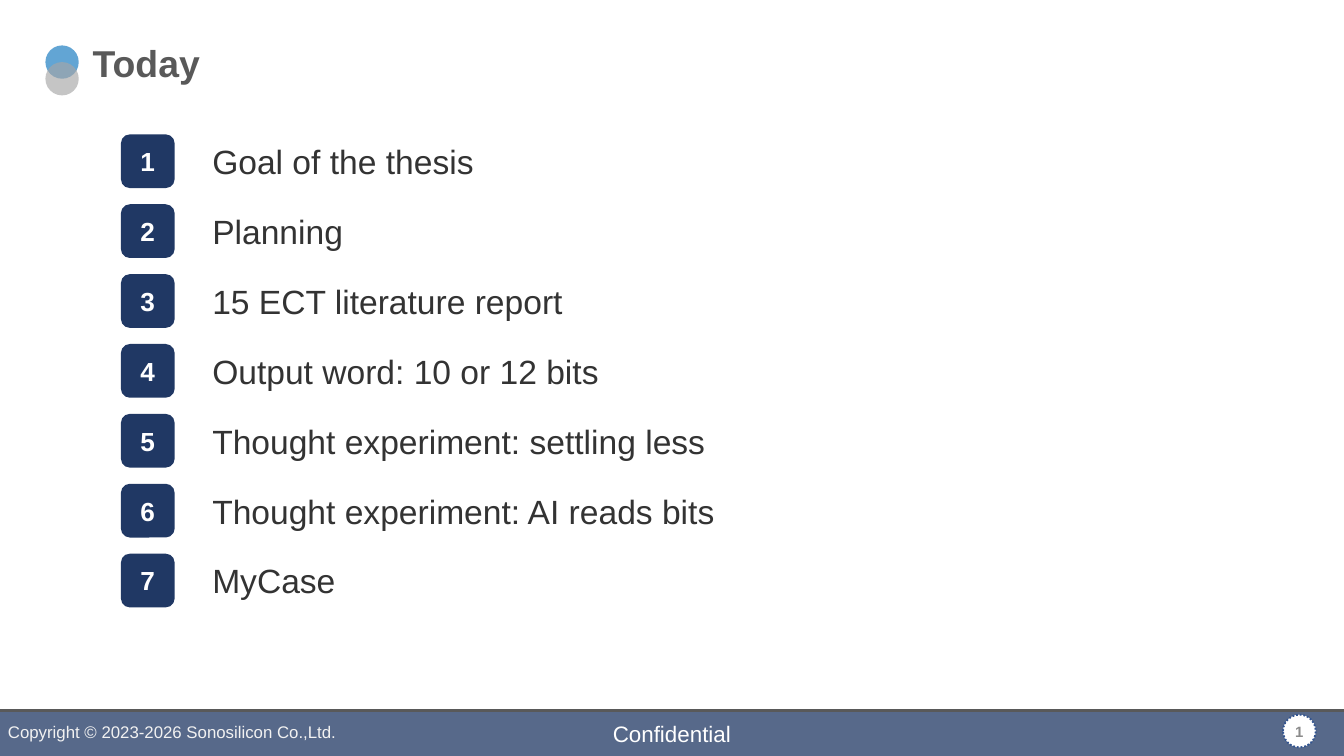
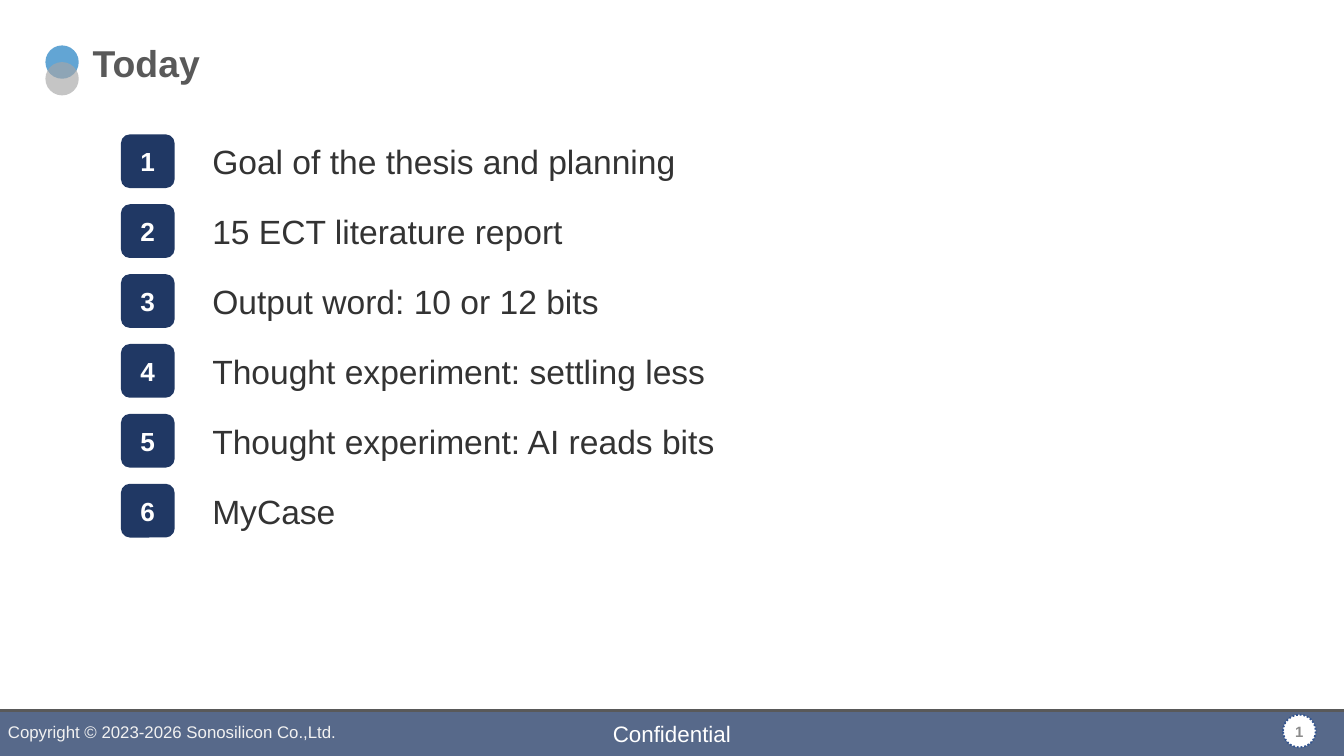
Before and after one commit to DirkJanKr/F280049C_MotorDrive, a slide deck: slide 1 of Zaan_MATLAB/slides/zaan_professor_visit.pptx. Drawn at 1344x756 pixels with LibreOffice and Linux fonts; fonts in the diff are those of the drawing; background and template pictures are left out. Boxes give left, top, right and bottom in pixels: in the first picture for what was removed or moved away, otherwise in the second. Text is boxed around its words. In the diff, an @@ line names an element or a change of style, - is before the commit and + after.

```diff
--- a/Zaan_MATLAB/slides/zaan_professor_visit.pptx
+++ b/Zaan_MATLAB/slides/zaan_professor_visit.pptx
@@ text at (x1=212, y1=149, x2=675, y2=180): text changed @@
-Goal of the thesis
+Goal of the thesis and planning
@@ text removed at (x1=212, y1=219, x2=343, y2=250) @@
-Planning
@@ text added at (x1=212, y1=359, x2=705, y2=390), 18 pt, text #333333 @@
+Thought experiment: settling less
@@ text at (x1=212, y1=429, x2=714, y2=460): text changed @@
-Thought experiment: settling less
+Thought experiment: AI reads bits
@@ 3 texts moved together from (x1=212, y1=289, x2=598, y2=600) to (x1=212, y1=219, x2=598, y2=530) @@
@@ text removed at (x1=212, y1=499, x2=714, y2=530) @@
-Thought experiment: AI reads bits
@@ rounded rectangle removed at (x1=121, y1=554, x2=175, y2=607) @@
-7
```
Also in this commit, not shown: 1 other slide changed, 1 slide removed, 2 other files.
